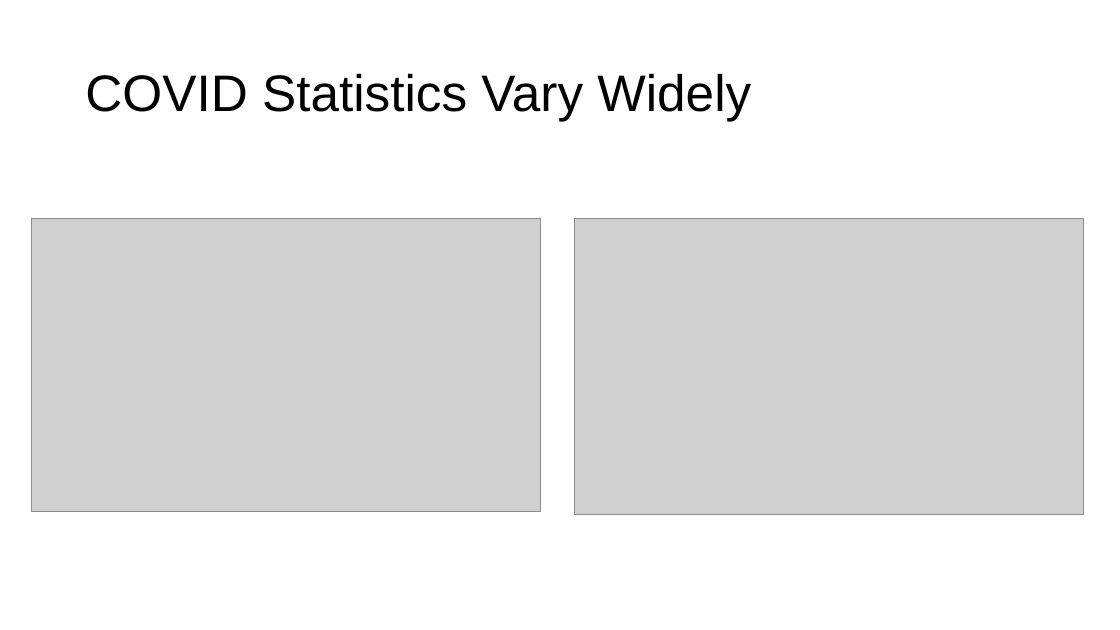
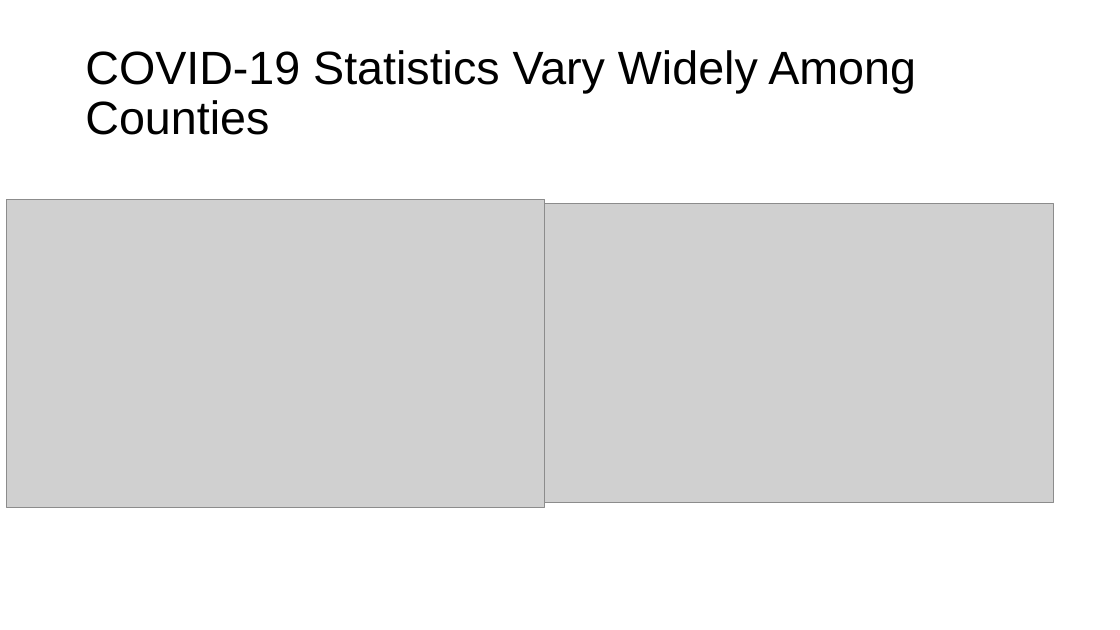
Before and after one commit to cxclark/covid19-analysis, a slide deck: slide 7 of 2020_10_30_covid_usa_analysis.pptx (slide 6 before the commit). Drawn at 1120x630 pixels with LibreOffice and Linux fonts; fonts in the diff are those of the drawing; grey boxes stand for pictures. Boxes give left, top, right and bottom in pixels: in the first picture for what was removed or moved away, otherwise in the second. Text is boxed around its words. In the diff, an @@ line names an element or a change of style, - is before the commit and + after.

Commit message:
updated slides

```diff
--- a/2020_10_30_covid_usa_analysis.pptx
+++ b/2020_10_30_covid_usa_analysis.pptx
@@ title at [85, 50, 916, 135]: text changed; size 44 to 40 pt @@
-COVID Statistics Vary Widely
+COVID-19 Statistics Vary Widely Among Counties
@@ picture: place and size @@
-picture at [32, 219, 541, 512]
+picture at [7, 199, 545, 507]
@@ picture: place and size @@
-picture at [575, 218, 1084, 514]
+picture at [545, 204, 1054, 503]
```
Also in this commit, not shown: 6 other slides changed, 4 slides added, 1 slide removed, 2 other files.
